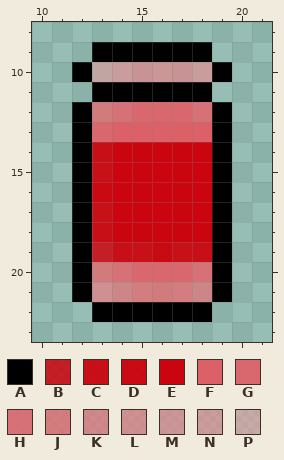
One commit to this pixel-art sprite: Assets/Resources/Images/Items/Repel.png. The picture above was drawn from the file before the commit.
The file is 24x24 pixels. Colours within 5 levels of each other are drawn and written as one. Shown: x 10..21, y 8..23. The old version is drawn lined up with the new one, on the new canvas.
Palette (. is transparent): A #000000  B #cb050fdb  C #cb050ff0  D #cb050ff8  E #cb050f  F #dd5e65f8  G #de6269ed  H #df686ee0  J #e16f74d1  K #e3787ec0  L #e47e83b7  M #e5848aae  N #e78b90a5  P #ea9ca093
After:
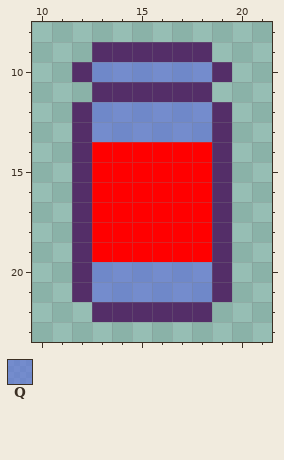
Colours new in this view: Q #5f6edd9e
Difference:
canvas 24x24 -> 32x32, the old top-left corner now at 4,4
@@ palette @@
-A #000000
+A #542e68
-E #cb050f
+E #ff0000
@@ x 10..21 @@
  9 ...AAAAAA...
-10 ..APNMMMNA..
+10 ..AQQQQQQA..
 11 ...AAAAAA...
-12 ..AJHGGGHA..
-13 ..AGFFFFFA..
-14 ..ACEEEEEA..
-15 ..ACEEEEEA..
-16 ..ADEEEEEA..
-17 ..ACEEEEEA..
-18 ..ACEEEEEA..
-19 ..ABCCDCCA..
-20 ..AJHGGGHA..
-21 ..ALKJJJKA..
+12 ..AQQQQQQA..
+13 ..AQQQQQQA..
+14 ..AEEEEEEA..
+15 ..AEEEEEEA..
+16 ..AEEEEEEA..
+17 ..AEEEEEEA..
+18 ..AEEEEEEA..
+19 ..AEEEEEEA..
+20 ..AQQQQQQA..
+21 ..AQQQQQQA..
 22 ...AAAAAA...
Boxes around the changes in both pictures, in picture pixels (x1, y1, x2, y2):
changed: (72, 42, 232, 322)
